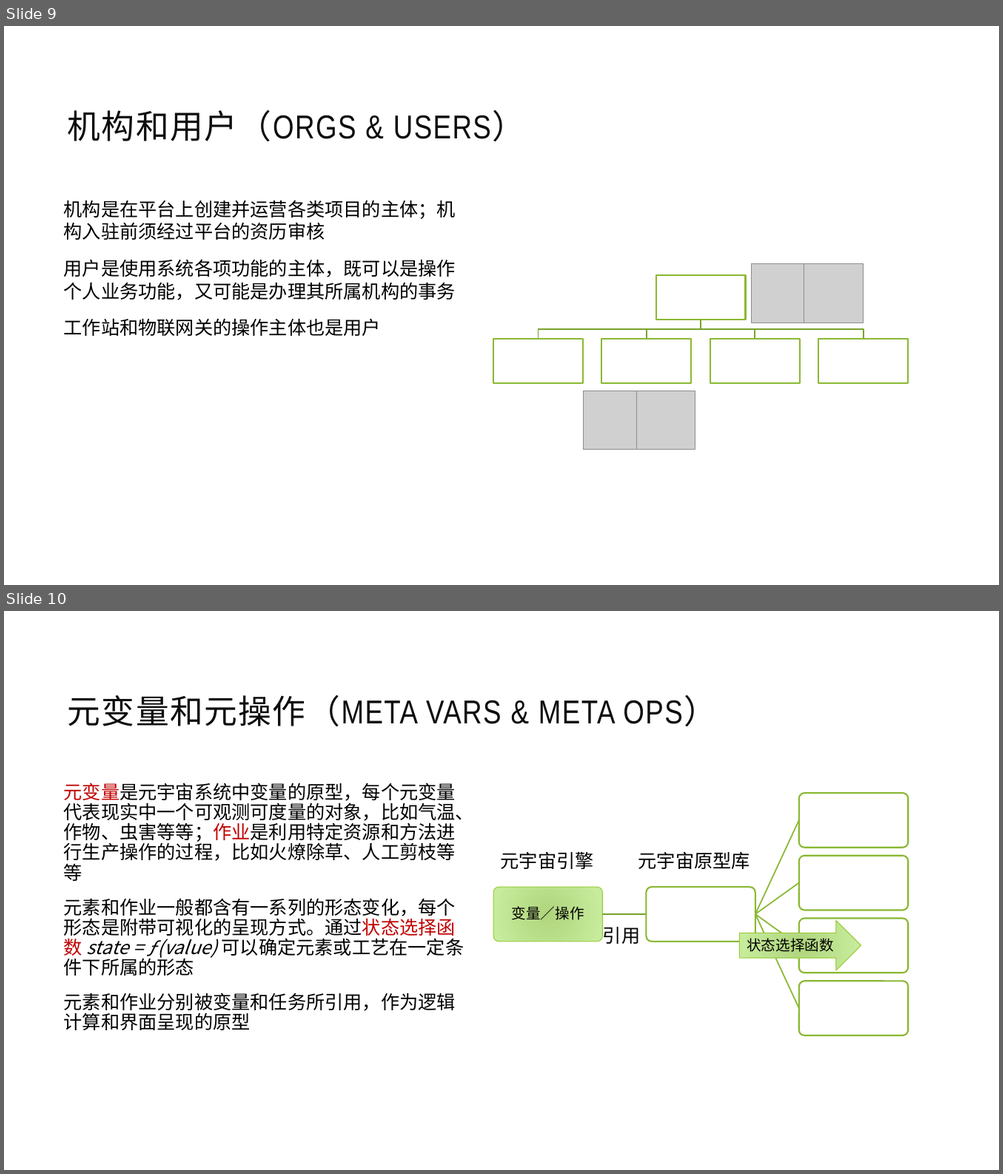
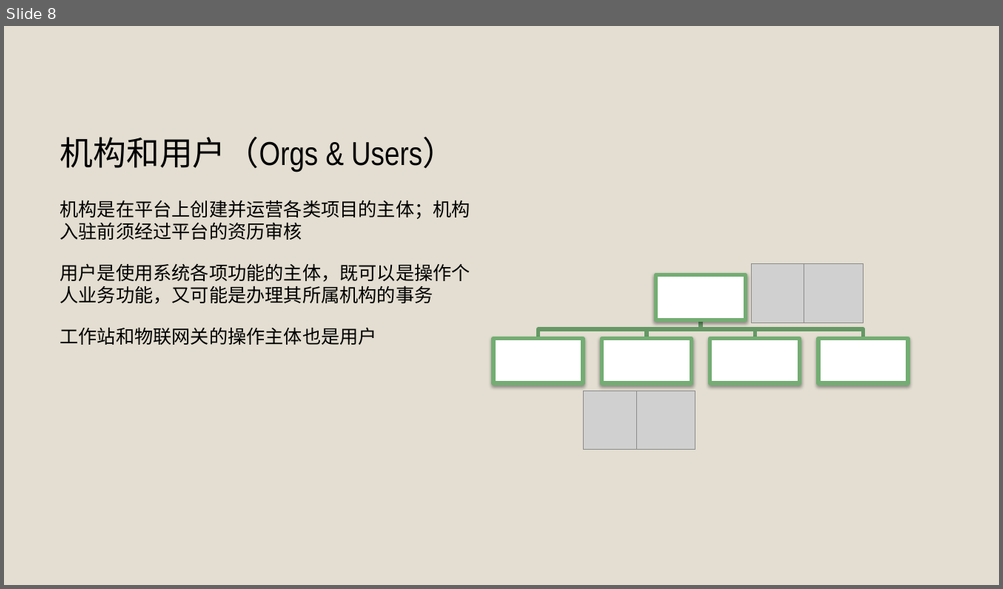
Before and after one commit to jzgi/chainfx, a slide deck: Docs/品链框架.pptx. Shown one above the other, each under a label of ours: slides 9 and 10 before the commit, slide 8 after it. The pictures are 1003x1174 and 1003x589 pixels, drawn with LibreOffice and Linux fonts; fonts in the diff are those of the drawing; grey boxes stand for pictures. Boxes give left, top, right and bottom in pixels: in the first picture for what was removed or moved away, otherwise in the second. Text is boxed around its words. In the diff, an @@ line names an element or a change of style, - is before the commit and + after.

```diff
--- a/Docs/品链框架.pptx
+++ b/Docs/品链框架.pptx
@@ slide 10 removed at bbox=[4, 611, 999, 1170], background #FFFFFF @@
@@ title removed at bbox=[68, 695, 717, 726] @@
-元变量和元操作（META VARS & META OPS）
@@ text removed at bbox=[64, 783, 474, 1031] @@
-元变量是元宇宙系统中变量的原型，每个元变量代表现实中一个可观测可度量的对象，比如气温、作物、虫害等等；作业是利用特定资源和方法进行生产操作的过程，比如火燎除草、人工剪枝等等
-元素和作业一般都含有一系列的形态变化，每个形态是附带可视化的呈现方式。通过状态选择函数 state = ƒ(value) 可以确定元素或工艺在一定条件下所属的形态
-元素和作业分别被变量和任务所引用，作为逻辑计算和界面呈现的原型
@@ text removed at bbox=[501, 851, 594, 869] @@
-元宇宙引擎
@@ text removed at bbox=[638, 851, 750, 869] @@
-元宇宙原型库
@@ right arrow removed at bbox=[740, 920, 861, 971] @@
-状态选择函数
@@ text removed at bbox=[603, 927, 640, 944] @@
-引用
@@ group removed at bbox=[493, 793, 908, 1036]: 6 rounded rectangles, 5 freeform shapes, 1 text @@
-变量／操作
@@ what was slide 9 is now slide 8 @@
@@ slide 8 changed as well @@
@@ background #FFFFFF to #E3DED1 @@
@@ title "机构和用户（Orgs & Users）" at bbox=[60, 137, 455, 173]: vertical alignment middle to bottom @@
@@ title at bbox=[60, 137, 455, 173]: text changed; text colour #0D0D0D to #000000 @@
-机构和用户（ORGS & USERS）
+机构和用户（Orgs & Users）
@@ text "机构是在平台上创建并运营各类项目的主体；机构入驻前须经过平台的资历审核" at bbox=[60, 200, 470, 345]: more space between paragraphs @@
@@ outline #7BA32D 1.25 pt to #669966 3.78 pt in 4 elements at bbox=[701, 320, 864, 338], bbox=[701, 320, 755, 338], bbox=[646, 320, 701, 338], bbox=[538, 320, 701, 338] @@
@@ outline #8BB833 1.5 pt to #73AD73 3.82 pt; shadow on in 5 elements at bbox=[656, 275, 745, 320], bbox=[493, 338, 583, 383], bbox=[602, 338, 691, 383], bbox=[710, 338, 800, 383], bbox=[819, 338, 908, 383] @@
```
Also in this commit, not shown: 4 other slides changed, 3 slides added, 15 other slides removed, 1 other file.
